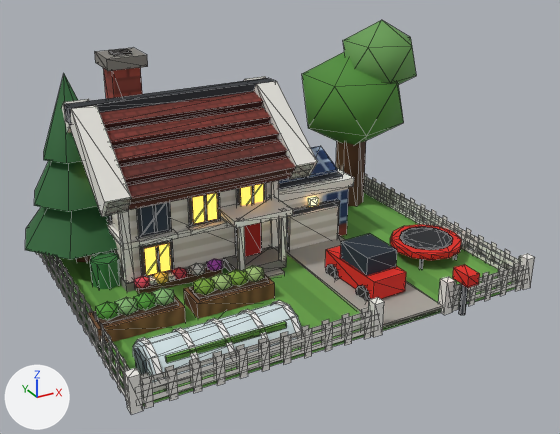
Two versions of the glTF model game/assets/models/homestead_modern_red.glb, one commit apart.
Before and after are seen from a 50 mm camera at (-0.433, -0.797, 0.469) aimed at (-0.01, -0.028, 0.085). Every picture has the same lights, and +X, +Y and +Z are marked at lower left. The picture after the commit comes second. Mesh edges are drawn as thin lines. Vertices at exactly the same position are counted once.

The scene before the commit, as lines of its bpy script (objects in view):
```python
me_cube = bpy.data.meshes.new('Cube')
me_cube.from_pydata(...)  # 1942 vertices, 1924 faces; spans x -0.284..0.291, y -0.222..0.216, z -0.003..0.281
# faces by material slot: [1862, 38, 24]
me_cube.materials.append(mat_baked)  # picture img_bake
me_cube.materials.append(mat_win_lit)  # orange #ffcf6b, glowing orange #ffb84a
me_cube.materials.append(mat_glow_lamp_warm)  # orange #ffcf7a, glowing orange #ffcf7a
ob_homestead_modern_red = bpy.data.objects.new('homestead_modern_red', me_cube)
ob_homestead_modern_red.location = (-0.007, 0.0, 0.003)
```
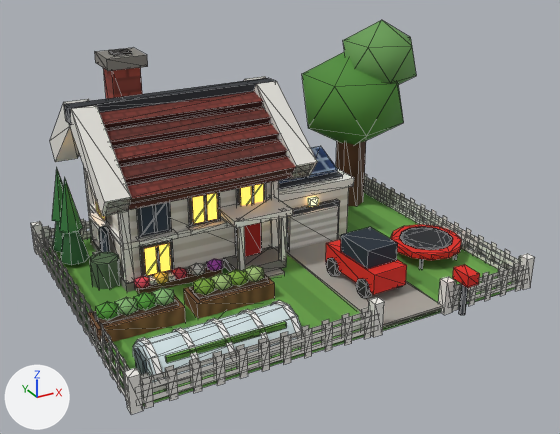
Where the change shows, as pixel boxes [x1, y1, x2, y2] in the pictures (560 x 434 px; the box of a moved part takes in the faces that stretch with it):
'homestead_modern_red', reshaped: before [25, 20, 535, 414]; after [31, 20, 535, 414]
part 1 of me_cube, moved or reshaped: before [340, 234, 397, 276]; after [326, 239, 407, 295]
part 2 of me_cube, added: after [341, 227, 398, 269]
part 3 of me_cube, moved or reshaped: before [355, 285, 370, 301]; after [356, 278, 372, 298]
part 4 of me_cube, moved or reshaped: before [326, 264, 339, 279]; after [326, 258, 341, 276]
part 5 of me_cube, added (green): after [60, 179, 83, 234]
part 6 of me_cube, added: after [52, 168, 64, 222]
part 7 of me_cube, deleted (mostly hidden): before [44, 74, 406, 299]
part 8 of me_cube, moved or reshaped: before [25, 161, 117, 262]; after [53, 199, 110, 265]
part 9 of me_cube, surface changed: [87, 108, 349, 347] in both

The change in detail:
me_cube is used by ob_homestead_modern_red.
me_cube had 1942 vertices, 1924 faces and spanned x -0.284..0.291, y -0.222..0.216, z -0.003..0.281.
me_cube now has 1922 vertices, 1918 faces and spans x -0.259..0.291, y -0.222..0.216, z -0.003..0.281.
me_cube part 1: the loose piece of 8 vertices spanning x 0.055..0.101, y -0.134..-0.078, z 0.033..0.057 is scaled about its middle by (1.09, 1.85, 1.08), then moved by (0.0, 0.006, -0.015).
me_cube part 2: the loose piece of 8 vertices spanning x 0.055..0.101, y -0.134..-0.078, z 0.033..0.057 is copied, and the copy is moved by (0.0, 0.0, 0.009); it spans x 0.055..0.101, y -0.134..-0.078, z 0.042..0.066.
me_cube part 3: the loose piece of 16 vertices spanning x 0.05..0.059, y -0.145..-0.121, z -0.003..0.021 is moved by (0.0, 0.0, 0.009).
me_cube part 4: the loose piece of 16 vertices spanning x 0.048..0.057, y -0.081..-0.057, z -0.003..0.021 is moved by (0.0, 0.0, 0.009).
me_cube part 5: a new loose piece, a 7-sided cone pointing to +z spanning x -0.237..-0.208, y 0.114..0.143, z 0.052..0.123, in mat_baked (picture img_bake).
me_cube part 6: a new loose piece, a 7-sided cone pointing to +z spanning x -0.237..-0.208, y 0.154..0.183, z 0.052..0.123, in mat_baked (picture img_bake).
me_cube part 7: 16 loose pieces with 76 vertices, spanning x -0.246..0.103, y -0.151..0.174, z 0.008..0.25, are deleted.
Part 8, on me_cube:
30 vertices are removed from x -0.284..-0.131, y 0.065..0.213, z -0.003..0.196.
48 faces are deleted.
4 vertices in x -0.173, y 0.071, z 0.011..0.072 move by (-0.028, 0.048, 0.0).
2 vertices move from x -0.172, y 0.119, z 0.011..0.066 to x -0.201, y 0.071, z 0.011..0.066.
44 vertices are added at x -0.241..-0.19, y 0.071..0.187, z -0.003..0.117.
10 new vertices lie (0.0, 0.0, 0.02) away from vertices in x -0.228..-0.217, y 0.123..0.174, z -0.003.
8 new vertices lie (0.0, 0.0, 0.036) away from vertices in x -0.193..-0.192, y 0.079..0.111, z 0.021..0.076.
58 new faces join them, mat_baked (picture img_bake).
2 new faces join them, mat_win_lit (orange #ffcf6b, glowing orange #ffb84a).
me_cube part 9: 74 kept faces spanning x -0.252..0.227, y -0.08..0.214, z -0.003..0.254 get new texture (UV) coordinates.
Other edits to the shape of me_cube do not show in these pictures.
